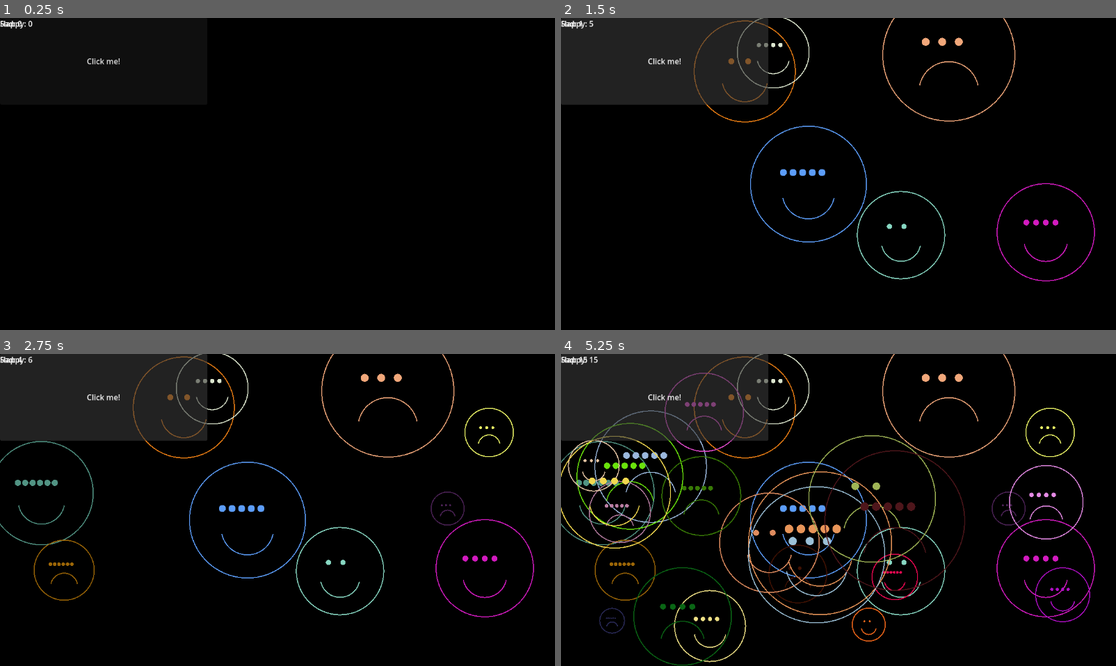
Above: before the commit, frames 1-4 (two rows, left to right).
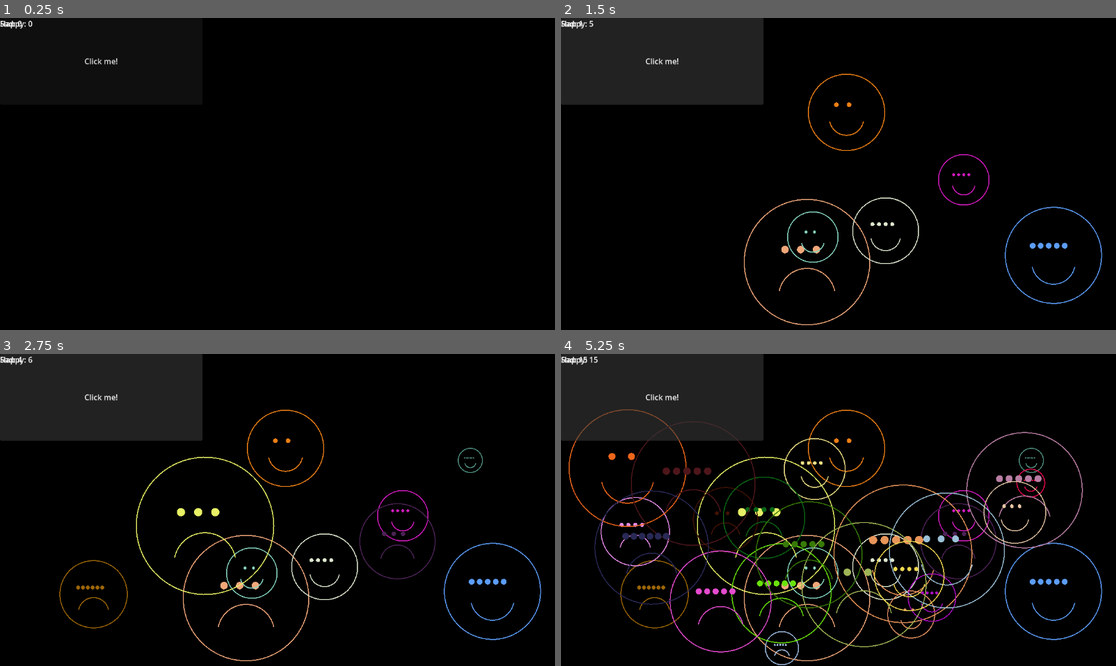
Above: after the commit, the same moments.

Repository: meriamxo/CreativeCodingLabTest2026
Game: Godot game, scene res://main.tscn
Same seed, same stepped clock (60 frames per second), same inputs: the game is played once before the commit and once after it.
Inputs:
- Up to frame 1 (0.25 s): no input
- Up to frame 2 (1.5 s): click "Click me!" at 0.5 s; click "Click me!" at 1.25 s
- Up to frame 3 (2.75 s): click "Click me!" at 2 s
- Up to frame 4 (5.25 s): tap Enter at 2.75, 4.25 s; tap Space at 3.5, 5 s

The runs differ from the first frame. In frame 1, less than 0.1% of the frame differs, in the area x 15-22%, y 12-15%; in frame 2, 4.0%; in frame 3, 5.8%; in frame 4, 16%, in the area x 0-98%, y 0-100%.

Commit message:
Updated window size and improved interface layout

Diff:
--- a/main.gd
+++ b/main.gd
@@ -55,12 +55,14 @@
 		)
 
 func make_face():
+	var radius = randf_range(20.0, 150.0)
+
 	var face = {
 		"pos": Vector2(
-			randi_range(50, int(get_viewport_rect().size.x) - 50),
-			randi_range(50, int(get_viewport_rect().size.y) - 50)
+			randi_range(int(radius), int(get_viewport_rect().size.x - radius)),
+			randi_range(int(radius + 100), int(get_viewport_rect().size.y - radius))
 		),
-		"radius": randf_range(20.0, 150.0),
+		"radius": radius,
 		"color": Color(randf(), randf(), randf(), 1.0),
 		"happy": randi() % 2 == 0,
 		"eye_count": randi_range(2, 6)
--- a/main.tscn
+++ b/main.tscn
@@ -6,19 +6,19 @@
 script = ExtResource("1_ig7tw")
 
 [node name="Button" type="Button" parent="." unique_id=1082825135]
-custom_minimum_size = Vector2(430, 170)
+custom_minimum_size = Vector2(220, 20)
 offset_right = 420.0
 offset_bottom = 180.0
 text = "Click me!"
 
 [node name="Label_1" type="Label" parent="." unique_id=1933230561]
-custom_minimum_size = Vector2(25, 80)
+custom_minimum_size = Vector2(20, 20)
 offset_right = 40.0
 offset_bottom = 23.0
 text = "Happy: 0"
 
 [node name="Label_2" type="Label" parent="." unique_id=797965285]
-custom_minimum_size = Vector2(25, 115)
+custom_minimum_size = Vector2(20, 60)
 offset_right = 40.0
 offset_bottom = 23.0
 text = "Sad: 0"
